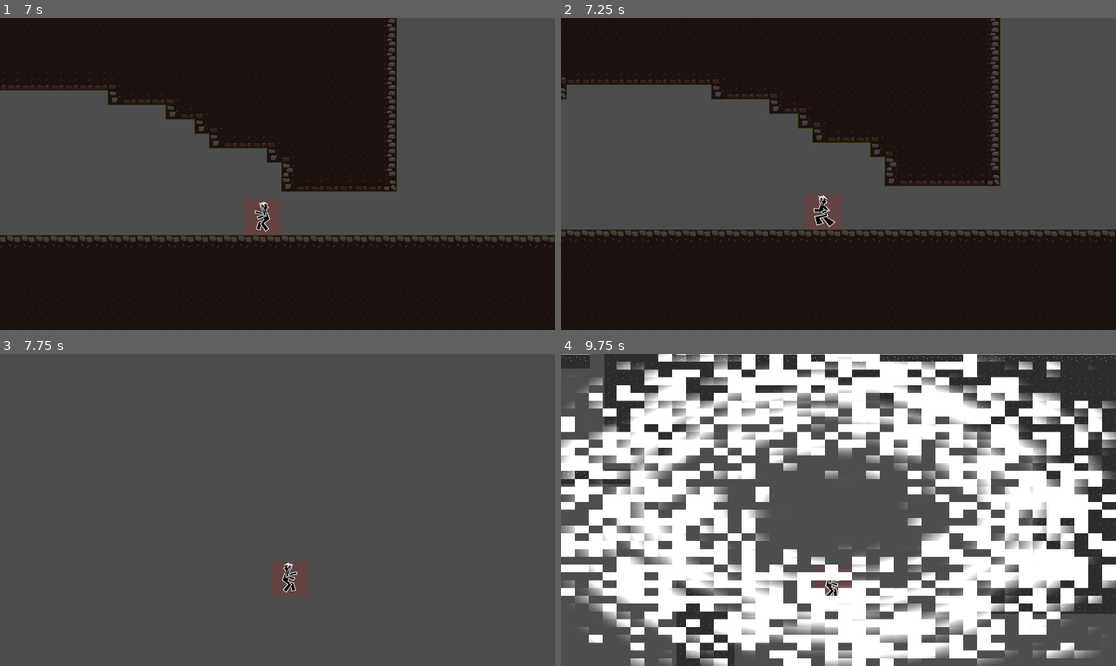
Above: before the commit, frames 1-4 (two rows, left to right).
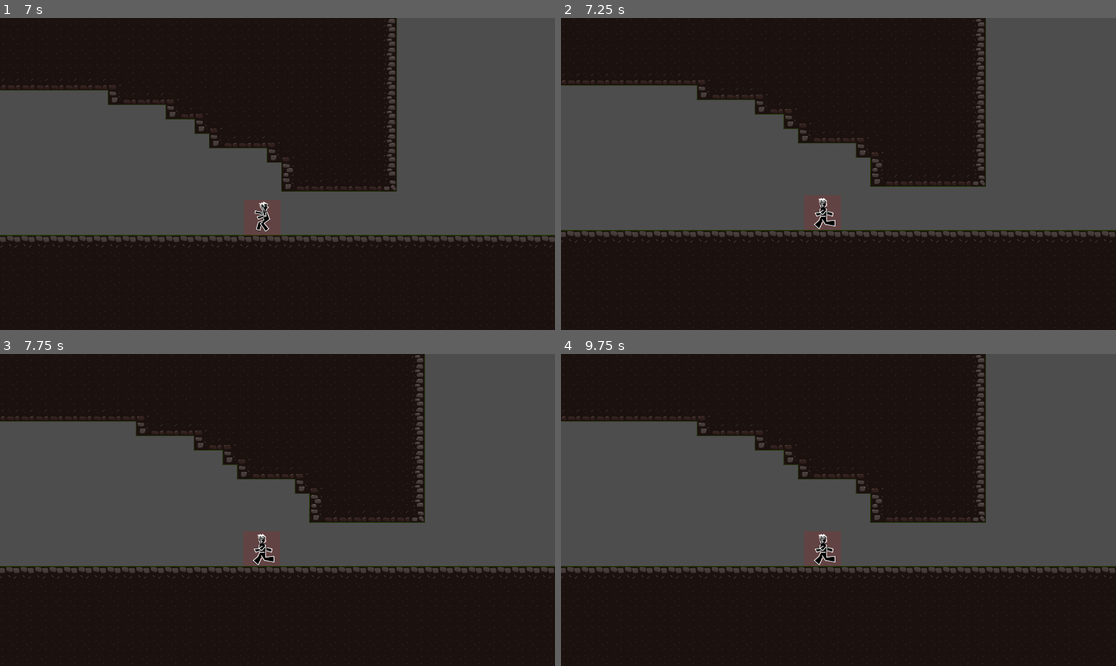
Above: after the commit, the same moments.

Repository: agasyants/GameJam1--skidbladnir-
Game: Godot game, scene res://Levels/main_level/main.tscn
The game is run twice, just before and just after one commit, with the same random seed, the same clock (stepped at 60 frames per second) and the same inputs. Sound files missing from this copy of the repository are replaced by a short silence.
Inputs (mouse positions are in pixels of both pictures, inside the frame that each line leads up to):
- Up to frame 1 (7 s): click (183, 127) at 0.5 s, where only the run after the commit has a clickable "Продолжить"; click (183, 139) at 1.25 s, where only the run after the commit has a clickable "Новая игра"; click (183, 139) at 2 s, where only the run after the commit has a clickable "Новая игра"; hold K (switch_echo) 2.78-3.53 s; hold Right (ui_right) 2.78-4.28 s; tap Space (jump) at 3.02, 3.77, 5.27, 6.02, 6.77 s; tap J (switch_normal) at 3.6, 6.6 s; hold Left (ui_left) 4.28-5.03 s; hold , (switch_truth) 4.28-5.03 s; hold Right (ui_right) 5.03-6.53 s; tap L (switch_visceral) at 5.1 s; hold K (switch_echo) 5.78-6.53 s; tap R (restart) at 6.4 s; hold Left (ui_left) from 6.53 s (still down)
- Up to frame 2 (7.25 s): keep holding Left (ui_left); tap Escape (pause, bound only after the commit) at 7.15 s
- Up to frame 3 (7.75 s): release Left (ui_left) at 7.28 s; hold Right (ui_right) from 7.28 s (still down); hold , (switch_truth) from 7.28 s (still down)
- Up to frame 4 (9.75 s): release Right (ui_right) at 8.03 s; release , (switch_truth) at 8.03 s; hold Left (ui_left) 8.03-9.53 s; tap L (switch_visceral) at 8.1 s; tap Space (jump) at 8.27, 9.02 s; hold K (switch_echo) 8.78-9.53 s; hold Right (ui_right) from 9.53 s (still down); tap J (switch_normal) at 9.6 s

Frame 1 is identical in both runs. In frame 2, 3.8% of the frame differs, in the area x 0-100%, y 0-81%; in frame 3, 58%; in frame 4, 86%, in the area x 0-100%, y 0-100%.

Commit message:
pause menu

Diff:
--- a/Levels/main_level/main.tscn
+++ b/Levels/main_level/main.tscn
@@ -6,6 +6,7 @@
 [ext_resource type="PackedScene" uid="uid://ehmpjgdaqruo" path="res://Levels/main_level/main_visceral.tscn" id="4_pltfe"]
 [ext_resource type="PackedScene" uid="uid://8mrvpxdhwgw2" path="res://Levels/main_level/main_truth.tscn" id="5_7uxuk"]
 [ext_resource type="PackedScene" uid="uid://bxahjwaaqcpny" path="res://Player/Player.tscn" id="6_kpj74"]
+[ext_resource type="PackedScene" uid="uid://b1kbx13hxs2bs" path="res://UI/pause.tscn" id="7_dsr8i"]
 
 [sub_resource type="ViewportTexture" id="ViewportTexture_f87w0"]
 viewport_path = NodePath("CanvasLayer/Texture_Normal/Viewport_Normal")
@@ -86,3 +87,11 @@
 
 [node name="Player" parent="." groups=["Player"] instance=ExtResource("6_kpj74")]
 position = Vector2(-1321, -119)
+
+[node name="Pause" parent="." instance=ExtResource("7_dsr8i")]
+process_mode = 3
+anchors_preset = 0
+anchor_right = 0.0
+anchor_bottom = 0.0
+grow_horizontal = 1
+grow_vertical = 1
--- /dev/null
+++ b/UI/pause.gd
@@ -0,0 +1,15 @@
+extends Control
+
+
+# Called when the node enters the scene tree for the first time.
+func _ready() -> void:
+	pass # Replace with function body.
+
+
+# Called every frame. 'delta' is the elapsed time since the previous frame.
+func _process(delta: float) -> void:
+	pass
+
+func _input(event: InputEvent) -> void:
+	if event.is_action_pressed("pause"):
+		get_tree().paused = true
--- /dev/null
+++ b/UI/pause.tscn
@@ -0,0 +1,58 @@
+[gd_scene load_steps=2 format=3 uid="uid://b1kbx13hxs2bs"]
+
+[ext_resource type="Script" uid="uid://bk2r6bdrvs4d8" path="res://UI/pause.gd" id="1_6wphx"]
+
+[node name="Pause" type="Control"]
+layout_mode = 3
+anchors_preset = 15
+anchor_right = 1.0
+anchor_bottom = 1.0
+grow_horizontal = 2
+grow_vertical = 2
+script = ExtResource("1_6wphx")
+
+[node name="volume_slider" type="HSlider" parent="."]
+layout_mode = 1
+offset_left = 562.0
+offset_top = 498.0
+offset_right = 854.0
+offset_bottom = 514.0
+
+[node name="sfx_slider" type="HSlider" parent="."]
+layout_mode = 1
+offset_left = 562.0
+offset_top = 577.0
+offset_right = 854.0
+offset_bottom = 593.0
+
+[node name="resume_btn" type="Button" parent="."]
+layout_mode = 1
+offset_left = 562.0
+offset_top = 363.0
+offset_right = 706.0
+offset_bottom = 394.0
+text = "Продолжить"
+
+[node name="restart_btn" type="Button" parent="."]
+layout_mode = 1
+offset_left = 562.0
+offset_top = 409.0
+offset_right = 706.0
+offset_bottom = 440.0
+text = "Новая игра"
+
+[node name="Label" type="Label" parent="."]
+layout_mode = 0
+offset_left = 562.0
+offset_top = 465.0
+offset_right = 626.0
+offset_bottom = 488.0
+text = "Музыка"
+
+[node name="Label2" type="Label" parent="."]
+layout_mode = 0
+offset_left = 562.0
+offset_top = 541.0
+offset_right = 675.0
+offset_bottom = 564.0
+text = "Спецэффекты"
--- a/project.godot
+++ b/project.godot
@@ -91,6 +91,11 @@
 "events": [Object(InputEventKey,"resource_local_to_scene":false,"resource_name":"","device":-1,"window_id":0,"alt_press …(192 unchanged characters)…
 ]
 }
+pause={
+"deadzone": 0.2,
+"events": [Object(InputEventKey,"resource_local_to_scene":false,"resource_name":"","device":-1,"window_id":0,"alt_pressed":false,"shift_pressed":false,"ctrl_pressed":false,"meta_pressed":false,"pressed":false,"keycode":0,"physical_keycode":4194305,"key_label":0,"unicode":0,"location":0,"echo":false,"script":null)
+]
+}
 
 [layer_names]
 
Not shown: 1 places in Levels/main_level/main.tscn that only renumber resources
Not shown, added: UI/pause.gd.uid
